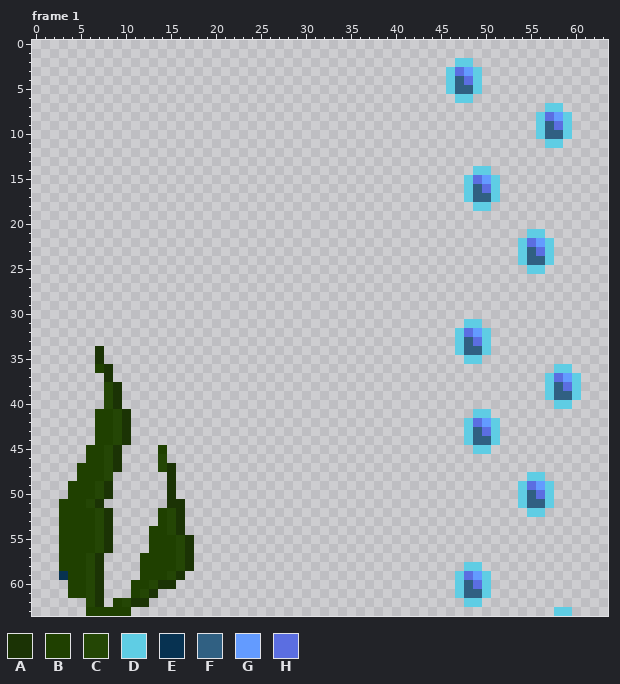
A pixel-art file gets an edit: Assets/Aseprites/menu_background.ase. The first picture shows the starting point.
64x64 pixels, 13 frames. Shown: frame 1. The commit also changed other frames, which this record leaves out.
Palette (. is transparent): A #1b3305  B #1f4000  C #244605  D #5fcde4  E #073251  F #306082  G #639bff  H #5b6ee1
Pixels before, frame 1 (only the part around the change), first column x 0:
27 ..........................
28 ..........................
29 ..........................
30 ..........................
31 ..........................
32 ..........................
33 ..........................
34 .......A..................
35 .......A..................
36 .......BA.................
37 ........A.................
38 ........CA................
39 ........CA................
40 ........CA................
41 .......BBCA...............
42 .......BBCA...............
43 .......BBCA...............
44 .......BBCA...............
45 ......BBCA....B...........
46 ......BBCA....C...........
47 .....BBBCA....CA..........
48 .....BBBC......A..........
49 ....BBBCA......A..........
50 ....BBBCA......A..........
51 ...BBBCA.......AA.........
52 ...BBBBCA.....BCA.........
53 ...BBBBCA.....BCA.........
54 ...BBBBCA....BBCA.........
55 ...BBBBCA....BBBCA........
56 ...BBBBCA....BBBCA........
57 ...BBBCA....BBBBCA........
58 ...BBBCA....BBBBCA........
59 ...EBBCA....BBBCA.........
60 ....BBCA...BBCAA..........
61 ....BBCA...BCA............
62 ......CA.BCAA.............
63 ......BBBBB...............
The result:
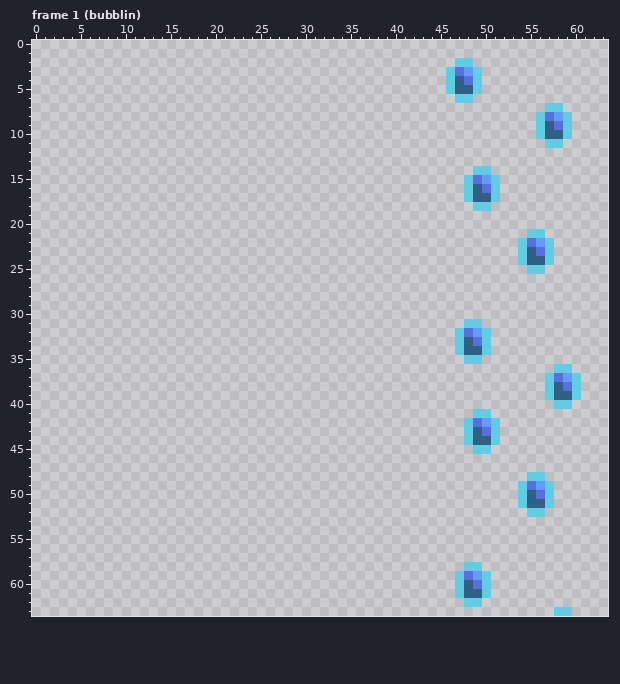
The edit:
Changed rows in their new state; - is an unchanged pixel.
Frame 1 (bubblin):
first column x 3:
34 ----.----------
35 ----.----------
36 ----..---------
37 -----.---------
38 -----..--------
39 -----..--------
40 -----..--------
41 ----....-------
42 ----....-------
43 ----....-------
44 ----....-------
45 ---....----.---
46 ---....----.---
47 --.....----..--
48 --....------.--
49 -.....------.--
50 -.....------.--
51 .....-------..-
52 ......-----...-
53 ......-----...-
54 ......----....-
55 ......----.....
56 ......----.....
57 .....----......
58 .....----......
59 .....----.....-
60 -....---.....--
61 -....---...----
62 ---..-....-----
63 ---.....-------
